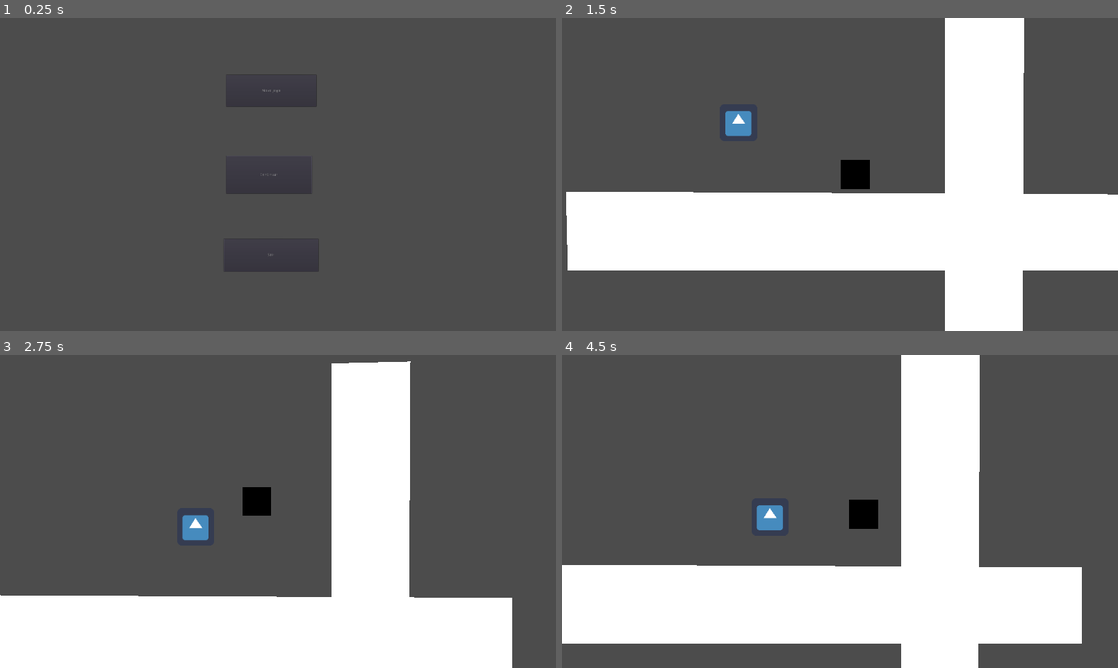
Above: before the commit, frames 1-4 (two rows, left to right).
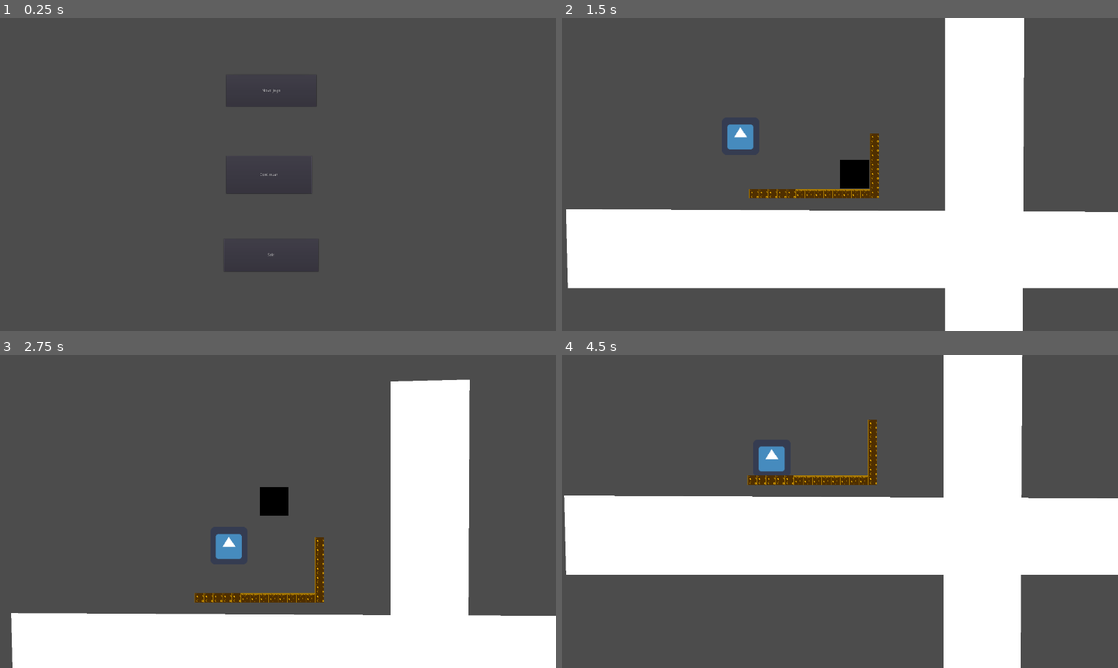
Above: after the commit, the same moments.

Repository: gabs-passarinho-garcia/moonLightJamPWojeto
Game: Godot game, scene res://Scenes/menus/main_menu.tscn
The game is run twice, just before and just after one commit, with the same random seed, the same clock (stepped at 60 frames per second) and the same inputs. The engine's default icon, where the game draws it, is replaced by a stand-in: a white triangle on a blue panel in a dark square.
Inputs:
- Up to frame 1 (0.25 s): no input
- Up to frame 2 (1.5 s): click "Novo Jogo" at 0.5 s; hold D (right) from 1.28 s (still down)
- Up to frame 3 (2.75 s): keep holding D (right); tap W (jump) at 1.52, 2.27 s
- Up to frame 4 (4.5 s): release D (right) at 2.78 s; hold A (left) 2.78-3.53 s; hold D (right) from 3.53 s (still down); tap W (jump) at 3.77 s

The runs differ from the first frame. In frame 1, less than 0.1% of the frame differs, in the area x 46-51%, y 22-77%; in frame 2, 11%; in frame 3, 24%; in frame 4, 46%, in the area x 0-100%, y 0-100%.

Commit message:
Primeiro Tileset pronto

Diff:
--- /dev/null
+++ b/pwojeto/Scenes/Tilemap/Tile_set1.tscn
@@ -0,0 +1,178 @@
+[gd_scene load_steps=3 format=2]
+
+[ext_resource path="res://Assets/Tileset/TileSet_montanha.png" type="Texture" id=1]
+
+[sub_resource type="RectangleShape2D" id=1]
+extents = Vector2( 15.8869, 15.7681 )
+
+[node name="Node2D" type="Node"]
+
+[node name="1" type="Sprite" parent="."]
+position = Vector2( 39.444, 38.0542 )
+scale = Vector2( 2, 2 )
+texture = ExtResource( 1 )
+vframes = 3
+hframes = 3
+
+[node name="StaticBody2D" type="StaticBody2D" parent="1"]
+__meta__ = {
+"_edit_lock_": true
+}
+
+[node name="CollisionShape2D" type="CollisionShape2D" parent="1/StaticBody2D"]
+shape = SubResource( 1 )
+__meta__ = {
+"_edit_lock_": true
+}
+
+[node name="2" type="Sprite" parent="."]
+position = Vector2( 105.034, 38.0542 )
+scale = Vector2( 2, 2 )
+texture = ExtResource( 1 )
+vframes = 3
+hframes = 3
+frame = 1
+
+[node name="StaticBody2D" type="StaticBody2D" parent="2"]
+__meta__ = {
+"_edit_lock_": true
+}
+
+[node name="CollisionShape2D" type="CollisionShape2D" parent="2/StaticBody2D"]
+shape = SubResource( 1 )
+__meta__ = {
+"_edit_lock_": true
+}
+
+[node name="3" type="Sprite" parent="."]
+position = Vector2( 170.356, 38.0542 )
+scale = Vector2( 2, 2 )
+texture = ExtResource( 1 )
+vframes = 3
+hframes = 3
+frame = 2
+
+[node name="StaticBody2D" type="StaticBody2D" parent="3"]
+__meta__ = {
+"_edit_lock_": true
+}
+
+[node name="CollisionShape2D" type="CollisionShape2D" parent="3/StaticBody2D"]
+shape = SubResource( 1 )
+__meta__ = {
+"_edit_lock_": true
+}
+
+[node name="4" type="Sprite" parent="."]
+position = Vector2( 39.4602, 102.85 )
+scale = Vector2( 2, 2 )
+texture = ExtResource( 1 )
+vframes = 3
+hframes = 3
+frame = 3
+
+[node name="StaticBody2D" type="StaticBody2D" parent="4"]
+__meta__ = {
+"_edit_lock_": true
+}
+
+[node name="CollisionShape2D" type="CollisionShape2D" parent="4/StaticBody2D"]
+shape = SubResource( 1 )
+__meta__ = {
+"_edit_lock_": true
+}
+
+[node name="5" type="Sprite" parent="."]
+position = Vector2( 104.846, 103.345 )
+scale = Vector2( 2, 2 )
+texture = ExtResource( 1 )
+vframes = 3
+hframes = 3
+frame = 4
+
+[node name="StaticBody2D" type="StaticBody2D" parent="5"]
+__meta__ = {
+"_edit_lock_": true
+}
+
+[node name="CollisionShape2D" type="CollisionShape2D" parent="5/StaticBody2D"]
+shape = SubResource( 1 )
+__meta__ = {
+"_edit_lock_": true
+}
+
+[node name="6" type="Sprite" parent="."]
+position = Vector2( 170.356, 103.231 )
+scale = Vector2( 2, 2 )
+texture = ExtResource( 1 )
+vframes = 3
+hframes = 3
+frame = 5
+
+[node name="StaticBody2D" type="StaticBody2D" parent="6"]
+__meta__ = {
+"_edit_lock_": true
+}
+
+[node name="CollisionShape2D" type="CollisionShape2D" parent="6/StaticBody2D"]
+shape = SubResource( 1 )
+__meta__ = {
+"_edit_lock_": true
+}
+
+[node name="7" type="Sprite" parent="."]
+position = Vector2( 39.4602, 168.026 )
+scale = Vector2( 2, 2 )
+texture = ExtResource( 1 )
+vframes = 3
+hframes = 3
+frame = 6
+
+[node name="StaticBody2D" type="StaticBody2D" parent="7"]
+__meta__ = {
+"_edit_lock_": true
+}
+
+[node name="CollisionShape2D" type="CollisionShape2D" parent="7/StaticBody2D"]
+shape = SubResource( 1 )
+__meta__ = {
+"_edit_lock_": true
+}
+
+[node name="8" type="Sprite" parent="."]
+position = Vector2( 105.595, 168.521 )
+scale = Vector2( 2, 2 )
+texture = ExtResource( 1 )
+vframes = 3
+hframes = 3
+frame = 7
+
+[node name="StaticBody2D" type="StaticBody2D" parent="8"]
+__meta__ = {
+"_edit_lock_": true
+}
+
+[node name="CollisionShape2D" type="CollisionShape2D" parent="8/StaticBody2D"]
+shape = SubResource( 1 )
+__meta__ = {
+"_edit_lock_": true
+}
+
+[node name="9" type="Sprite" parent="."]
+position = Vector2( 171.247, 168.266 )
+scale = Vector2( 2, 2 )
+texture = ExtResource( 1 )
+vframes = 3
+hframes = 3
+frame = 8
+
+[node name="StaticBody2D" type="StaticBody2D" parent="9"]
+__meta__ = {
+"_edit_lock_": true
+}
+
+[node name="CollisionShape2D" type="CollisionShape2D" parent="9/StaticBody2D"]
+shape = SubResource( 1 )
+__meta__ = {
+"_edit_lock_": true
+}
--- /dev/null
+++ b/pwojeto/Scenes/Tilemap/tileset1.tres
@@ -0,0 +1,197 @@
+[gd_resource type="TileSet" load_steps=3 format=2]
+
+[ext_resource path="res://Assets/Tileset/TileSet_montanha.png" type="Texture" id=1]
+
+[sub_resource type="RectangleShape2D" id=1]
+extents = Vector2( 15.8869, 15.7681 )
+
+[resource]
+0/name = "1"
+0/texture = ExtResource( 1 )
+0/tex_offset = Vector2( 0, 0 )
+0/modulate = Color( 1, 1, 1, 1 )
+0/region = Rect2( 0, 0, 32, 32 )
+0/tile_mode = 0
+0/occluder_offset = Vector2( 16, 16 )
+0/navigation_offset = Vector2( 16, 16 )
+0/shape_offset = Vector2( 16, 16 )
+0/shape_transform = Transform2D( 1, 0, 0, 1, 16, 16 )
+0/shape = SubResource( 1 )
+0/shape_one_way = false
+0/shape_one_way_margin = 1.0
+0/shapes = [ {
+"autotile_coord": Vector2( 0, 0 ),
+"one_way": false,
+"one_way_margin": 1.0,
+"shape": SubResource( 1 ),
+"shape_transform": Transform2D( 1, 0, 0, 1, 16, 16 )
+} ]
+0/z_index = 0
+1/name = "2"
+1/texture = ExtResource( 1 )
+1/tex_offset = Vector2( 0, 0 )
+1/modulate = Color( 1, 1, 1, 1 )
+1/region = Rect2( 32, 0, 32, 32 )
+1/tile_mode = 0
+1/occluder_offset = Vector2( 16, 16 )
+1/navigation_offset = Vector2( 16, 16 )
+1/shape_offset = Vector2( 16, 16 )
+1/shape_transform = Transform2D( 1, 0, 0, 1, 16, 16 )
+1/shape = SubResource( 1 )
+1/shape_one_way = false
+1/shape_one_way_margin = 1.0
+1/shapes = [ {
+"autotile_coord": Vector2( 0, 0 ),
+"one_way": false,
+"one_way_margin": 1.0,
+"shape": SubResource( 1 ),
+"shape_transform": Transform2D( 1, 0, 0, 1, 16, 16 )
+} ]
+1/z_index = 0
+2/name = "3"
+2/texture = ExtResource( 1 )
+2/tex_offset = Vector2( 0, 0 )
+2/modulate = Color( 1, 1, 1, 1 )
+2/region = Rect2( 64, 0, 32, 32 )
+2/tile_mode = 0
+2/occluder_offset = Vector2( 16, 16 )
+2/navigation_offset = Vector2( 16, 16 )
+2/shape_offset = Vector2( 16, 16 )
+2/shape_transform = Transform2D( 1, 0, 0, 1, 16, 16 )
+2/shape = SubResource( 1 )
+2/shape_one_way = false
+2/shape_one_way_margin = 1.0
+2/shapes = [ {
+"autotile_coord": Vector2( 0, 0 ),
+"one_way": false,
+"one_way_margin": 1.0,
+"shape": SubResource( 1 ),
+"shape_transform": Transform2D( 1, 0, 0, 1, 16, 16 )
+} ]
+2/z_index = 0
+3/name = "4"
+3/texture = ExtResource( 1 )
+3/tex_offset = Vector2( 0, 0 )
+3/modulate = Color( 1, 1, 1, 1 )
+3/region = Rect2( 0, 32, 32, 32 )
+3/tile_mode = 0
+3/occluder_offset = Vector2( 16, 16 )
+3/navigation_offset = Vector2( 16, 16 )
+3/shape_offset = Vector2( 16, 16 )
+3/shape_transform = Transform2D( 1, 0, 0, 1, 16, 16 )
+3/shape = SubResource( 1 )
+3/shape_one_way = false
+3/shape_one_way_margin = 1.0
+3/shapes = [ {
+"autotile_coord": Vector2( 0, 0 ),
+"one_way": false,
+"one_way_margin": 1.0,
+"shape": SubResource( 1 ),
+"shape_transform": Transform2D( 1, 0, 0, 1, 16, 16 )
+} ]
+3/z_index = 0
+4/name = "5"
+4/texture = ExtResource( 1 )
+4/tex_offset = Vector2( 0, 0 )
+4/modulate = Color( 1, 1, 1, 1 )
+4/region = Rect2( 32, 32, 32, 32 )
+4/tile_mode = 0
+4/occluder_offset = Vector2( 16, 16 )
+4/navigation_offset = Vector2( 16, 16 )
+4/shape_offset = Vector2( 16, 16 )
+4/shape_transform = Transform2D( 1, 0, 0, 1, 16, 16 )
+4/shape = SubResource( 1 )
+4/shape_one_way = false
+4/shape_one_way_margin = 1.0
+4/shapes = [ {
+"autotile_coord": Vector2( 0, 0 ),
+"one_way": false,
+"one_way_margin": 1.0,
+"shape": SubResource( 1 ),
+"shape_transform": Transform2D( 1, 0, 0, 1, 16, 16 )
+} ]
+4/z_index = 0
+5/name = "6"
+5/texture = ExtResource( 1 )
+5/tex_offset = Vector2( 0, 0 )
+5/modulate = Color( 1, 1, 1, 1 )
+5/region = Rect2( 64, 32, 32, 32 )
+5/tile_mode = 0
+5/occluder_offset = Vector2( 16, 16 )
+5/navigation_offset = Vector2( 16, 16 )
+5/shape_offset = Vector2( 16, 16 )
+5/shape_transform = Transform2D( 1, 0, 0, 1, 16, 16 )
+5/shape = SubResource( 1 )
+5/shape_one_way = false
+5/shape_one_way_margin = 1.0
+5/shapes = [ {
+"autotile_coord": Vector2( 0, 0 ),
+"one_way": false,
+"one_way_margin": 1.0,
+"shape": SubResource( 1 ),
+"shape_transform": Transform2D( 1, 0, 0, 1, 16, 16 )
+} ]
+5/z_index = 0
+6/name = "7"
+6/texture = ExtResource( 1 )
+6/tex_offset = Vector2( 0, 0 )
+6/modulate = Color( 1, 1, 1, 1 )
+6/region = Rect2( 0, 64, 32, 32 )
+6/tile_mode = 0
+6/occluder_offset = Vector2( 16, 16 )
+6/navigation_offset = Vector2( 16, 16 )
+6/shape_offset = Vector2( 16, 16 )
+6/shape_transform = Transform2D( 1, 0, 0, 1, 16, 16 )
+6/shape = SubResource( 1 )
+6/shape_one_way = false
+6/shape_one_way_margin = 1.0
+6/shapes = [ {
+"autotile_coord": Vector2( 0, 0 ),
+"one_way": false,
+"one_way_margin": 1.0,
+"shape": SubResource( 1 ),
+"shape_transform": Transform2D( 1, 0, 0, 1, 16, 16 )
+} ]
+6/z_index = 0
+7/name = "8"
+7/texture = ExtResource( 1 )
+7/tex_offset = Vector2( 0, 0 )
+7/modulate = Color( 1, 1, 1, 1 )
+7/region = Rect2( 32, 64, 32, 32 )
+7/tile_mode = 0
+7/occluder_offset = Vector2( 16, 16 )
+7/navigation_offset = Vector2( 16, 16 )
+7/shape_offset = Vector2( 16, 16 )
+7/shape_transform = Transform2D( 1, 0, 0, 1, 16, 16 )
+7/shape = SubResource( 1 )
+7/shape_one_way = false
+7/shape_one_way_margin = 1.0
+7/shapes = [ {
+"autotile_coord": Vector2( 0, 0 ),
+"one_way": false,
+"one_way_margin": 1.0,
+"shape": SubResource( 1 ),
+"shape_transform": Transform2D( 1, 0, 0, 1, 16, 16 )
+} ]
+7/z_index = 0
+8/name = "9"
+8/texture = ExtResource( 1 )
+8/tex_offset = Vector2( 0, 0 )
+8/modulate = Color( 1, 1, 1, 1 )
+8/region = Rect2( 64, 64, 32, 32 )
+8/tile_mode = 0
+8/occluder_offset = Vector2( 16, 16 )
+8/navigation_offset = Vector2( 16, 16 )
+8/shape_offset = Vector2( 16, 16 )
+8/shape_transform = Transform2D( 1, 0, 0, 1, 16, 16 )
+8/shape = SubResource( 1 )
+8/shape_one_way = false
+8/shape_one_way_margin = 1.0
+8/shapes = [ {
+"autotile_coord": Vector2( 0, 0 ),
+"one_way": false,
+"one_way_margin": 1.0,
+"shape": SubResource( 1 ),
+"shape_transform": Transform2D( 1, 0, 0, 1, 16, 16 )
+} ]
+8/z_index = 0
--- a/pwojeto/Scenes/actors/player/Character.tscn
+++ b/pwojeto/Scenes/actors/player/Character.tscn
@@ -33,4 +33,4 @@
 [node name="CanvasLayer" type="CanvasLayer" parent="."]
 
 [node name="Pause_menu" parent="CanvasLayer" instance=ExtResource( 2 )]
-visible = true
+visible = false
--- a/pwojeto/Scenes/test.tscn
+++ b/pwojeto/Scenes/test.tscn
@@ -1,7 +1,8 @@
-[gd_scene load_steps=4 format=2]
+[gd_scene load_steps=5 format=2]
 
 [ext_resource path="res://Scenes/actors/player/Character.tscn" type="PackedScene" id=1]
 [ext_resource path="res://Scenes/actors/enemies/Bat.tscn" type="PackedScene" id=2]
+[ext_resource path="res://Scenes/Tilemap/tileset1.tres" type="TileSet" id=3]
 
 [sub_resource type="RectangleShape2D" id=1]
 extents = Vector2( 999.985, 178.658 )
@@ -35,3 +36,9 @@
 
 [node name="Bat" parent="." instance=ExtResource( 2 )]
 position = Vector2( 434.948, 160.965 )
+
+[node name="TileMap" type="TileMap" parent="."]
+tile_set = ExtResource( 3 )
+cell_size = Vector2( 32, 32 )
+format = 1
+tile_data = PoolIntArray( 458785, 3, 0, 524321, 3, 0, 589857, 3, 0, 655393, 3, 0, 720929, 3, 0, 786465, 3, 0, 851988, 3, 0, 851989, 3, 0, 851990, 3, 0, 851991, 3, 0, 851992, 3, 0, 851993, 0, 0, 851994, 0, 0, 851995, 0, 0, 851996, 0, 0, 851997, 0, 0, 851998, 0, 0, 851999, 0, 0, 852000, 0, 0, 852001, 3, 0 )
--- a/pwojeto/project.godot
+++ b/pwojeto/project.godot
@@ -27,8 +27,8 @@
 
 window/size/width=1920
 window/size/height=1080
-window/size/borderless=true
-window/stretch/mode="2d"
+window/size/fullscreen=true
+window/stretch/mode="viewport"
 window/stretch/aspect="keep"
 
 [input]
Binary file added: pwojeto/Assets/Tileset/TileSet_montanha.png
Not shown, added: pwojeto/Assets/Tileset/TileSet_montanha.png.import
